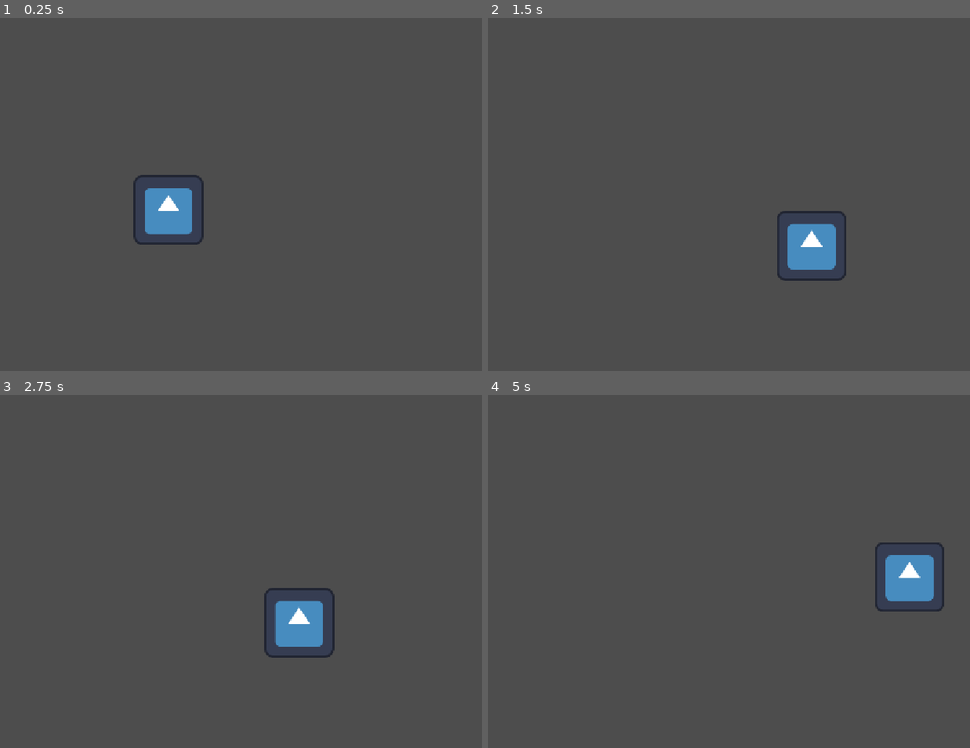
Above: before the commit, frames 1-4 (two rows, left to right).
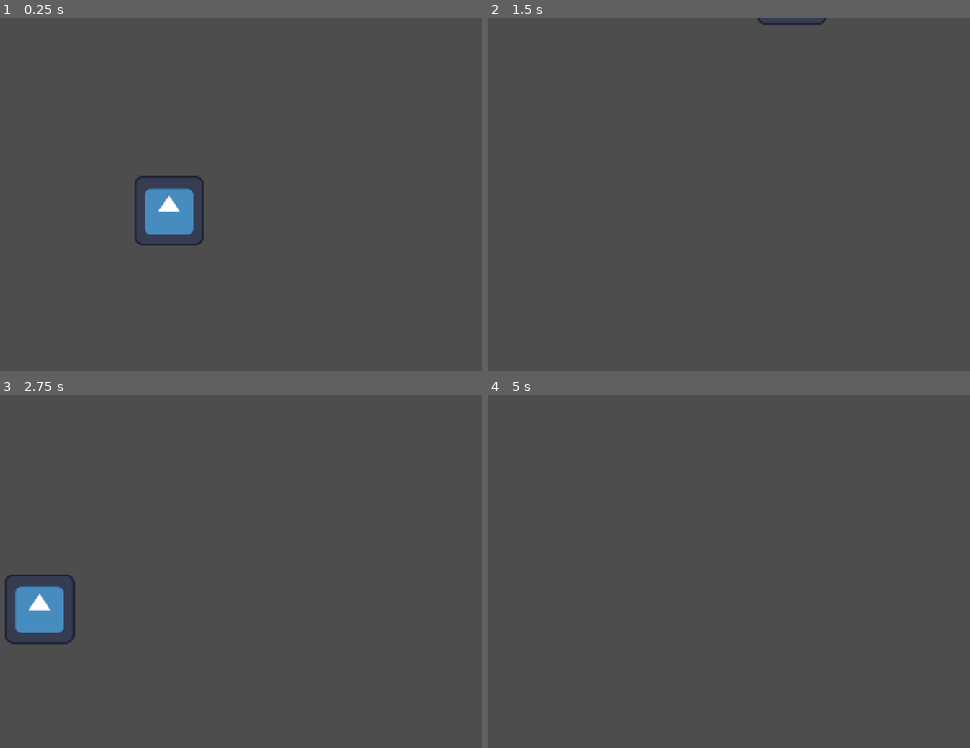
Above: after the commit, the same moments.

Repository: abrart4/Questinite
Game: Godot game, scene res://game.tscn
Two runs of this game, one before a commit and one after it. Both use one fixed random seed, a clock stepped at 60 frames per second and the inputs below. The engine's default icon, where the game draws it, is replaced by a stand-in: a white triangle on a blue panel in a dark square.
Inputs:
- Up to frame 1 (0.25 s): no input
- Up to frame 2 (1.5 s): tap Enter (ui_accept) at 0.5, 0.77 s; hold Right (ui_right) from 0.53 s (still down)
- Up to frame 3 (2.75 s): tap Enter (ui_accept) at 1.52 s; release Right (ui_right) at 2.03 s; hold Left (ui_left) from 2.03 s (still down)
- Up to frame 4 (5 s): release Left (ui_left) at 2.78 s; hold Right (ui_right) 2.78-4.28 s; tap Enter (ui_accept) at 3.02, 3.77, 4.52 s; hold Left (ui_left) from 4.28 s (still down)

The runs differ from the first frame. In frame 1, 0.3% of the frame differs, in the area x 27-43%, y 44-65%; in frame 2, 1.8%; in frame 3, 3.4%, in the area x 0-70%, y 50-75%; in frame 4, 1.7%.

Commit message:
cool stuff is happening...

Diff:
--- a/game.tscn
+++ b/game.tscn
@@ -2,17 +2,37 @@
 
 [ext_resource type="PackedScene" uid="uid://4i7m6313rrru" path="res://player.tscn" id="1_80nbo"]
 
-[sub_resource type="WorldBoundaryShape2D" id="WorldBoundaryShape2D_xx5pe"]
+[sub_resource type="PhysicsMaterial" id="PhysicsMaterial_80nbo"]
+
+[sub_resource type="RectangleShape2D" id="RectangleShape2D_xx5pe"]
+size = Vector2(243, 88)
+
+[sub_resource type="WorldBoundaryShape2D" id="WorldBoundaryShape2D_hugrs"]
+distance = 68.0
 
 [node name="Game" type="Node2D" unique_id=1871977962]
 
 [node name="player" parent="." unique_id=1322502798 instance=ExtResource("1_80nbo")]
+position = Vector2(1, 1)
 
 [node name="Camera2D" type="Camera2D" parent="." unique_id=1728746391]
 
 [node name="StaticBody2D" type="StaticBody2D" parent="." unique_id=1513396832]
-position = Vector2(-1, 148)
+position = Vector2(-1, 149)
+physics_material_override = SubResource("PhysicsMaterial_80nbo")
 
 [node name="Platform" type="CollisionShape2D" parent="StaticBody2D" unique_id=2119312007]
-position = Vector2(1, 10)
-shape = SubResource("WorldBoundaryShape2D_xx5pe")
+position = Vector2(13.5, 3)
+shape = SubResource("RectangleShape2D_xx5pe")
+
+[node name="StaticBody2D2" type="StaticBody2D" parent="." unique_id=1805950948]
+
+[node name="CollisionShape2D2" type="CollisionShape2D" parent="StaticBody2D2" unique_id=225077191]
+position = Vector2(-369, 63)
+rotation = 1.5707964
+shape = SubResource("WorldBoundaryShape2D_hugrs")
+
+[node name="CollisionShape2D" type="CollisionShape2D" parent="StaticBody2D2" unique_id=179081186]
+position = Vector2(381, 72)
+rotation = -1.5707964
+shape = SubResource("WorldBoundaryShape2D_hugrs")
--- a/player.gd
+++ b/player.gd
@@ -1,8 +1,8 @@
 extends CharacterBody2D
 
 
-const SPEED = 300.0
-const JUMP_VELOCITY = -400.0
+const SPEED = 900.0
+const JUMP_VELOCITY = -900.0
 
 
 func _physics_process(delta: float) -> void:
